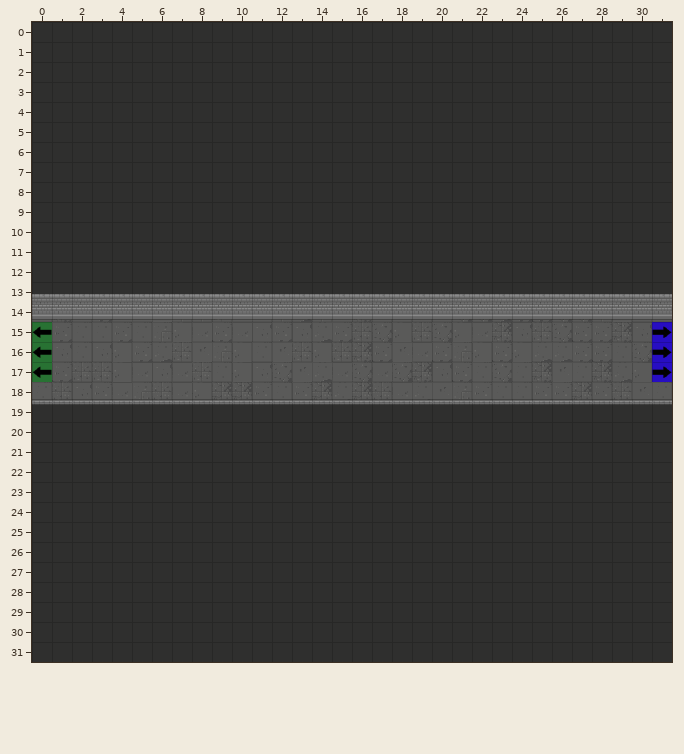
Tiled map -- GrupaTNT/Assets/Resources/RoomData/ROOM_2_WE_2.tmx. The first picture shows the starting point.
Cells are 32x32 px. Shown: x 0..31, y 0..31.
The result:
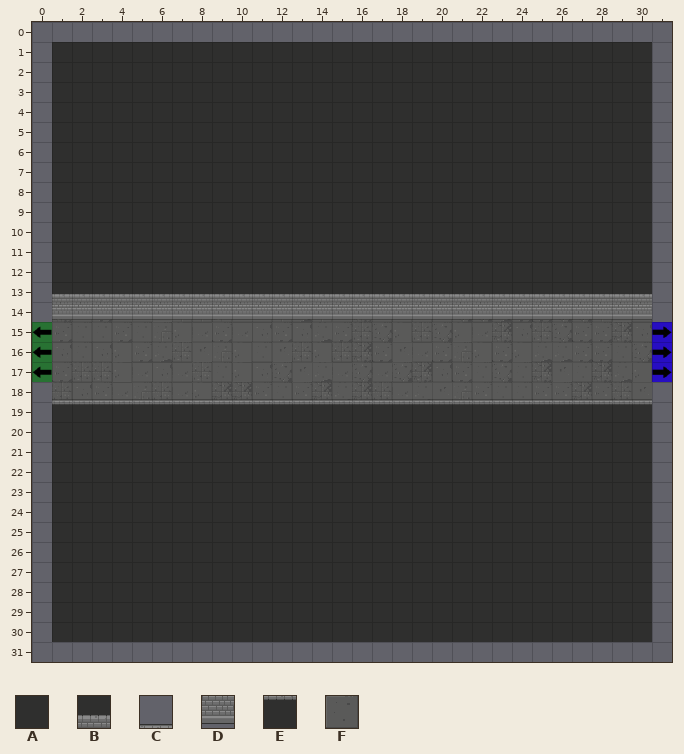
Key: from "Dungeon_Tileset_2": A 17, B 33, C 36, D 49, E 52, F 88.
_ is an empty cell, # one hidden under a higher layer, . an unchanged one.
Difference:
--- layer "Floor"
@@ x 14..18 @@
- 0 #####
+ 0 _____
@@ x 0..31 @@
-14 F..............................F
+14 _.............................._
@@ x 0..31 @@
-18 F..............................F
+18 _.............................._
@@ x 14..18 @@
-31 #####
+31 _____
--- layer "Walls"
@@ x 0..31 @@
- 0 AAAAAAAAAAAAAAAAAAAAAAAAAAAAAAAA
- 1 A..............................A
- 2 A..............................A
- 3 A..............................A
- 4 A..............................A
- 5 A..............................A
- 6 A..............................A
- 7 A..............................A
- 8 A..............................A
- 9 A..............................A
-10 A..............................A
-11 A..............................A
-12 A..............................A
-13 B..............................B
-14 D..............................D
+ 0 ________________________________
+ 1 _.............................._
+ 2 _.............................._
+ 3 _.............................._
+ 4 _.............................._
+ 5 _.............................._
+ 6 _.............................._
+ 7 _.............................._
+ 8 _.............................._
+ 9 _.............................._
+10 _.............................._
+11 _.............................._
+12 _.............................._
+13 _.............................._
+14 _.............................._
@@ x 0..31 @@
-18 C..............................C
-19 E..............................E
-20 A..............................A
-21 A..............................A
-22 A..............................A
-23 A..............................A
-24 A..............................A
-25 A..............................A
-26 A..............................A
-27 A..............................A
-28 A..............................A
-29 A..............................A
-30 A..............................A
-31 AAAAAAAAAAAAAAAAAAAAAAAAAAAAAAAA
+18 _.............................._
+19 _.............................._
+20 _.............................._
+21 _.............................._
+22 _.............................._
+23 _.............................._
+24 _.............................._
+25 _.............................._
+26 _.............................._
+27 _.............................._
+28 _.............................._
+29 _.............................._
+30 _.............................._
+31 ________________________________
